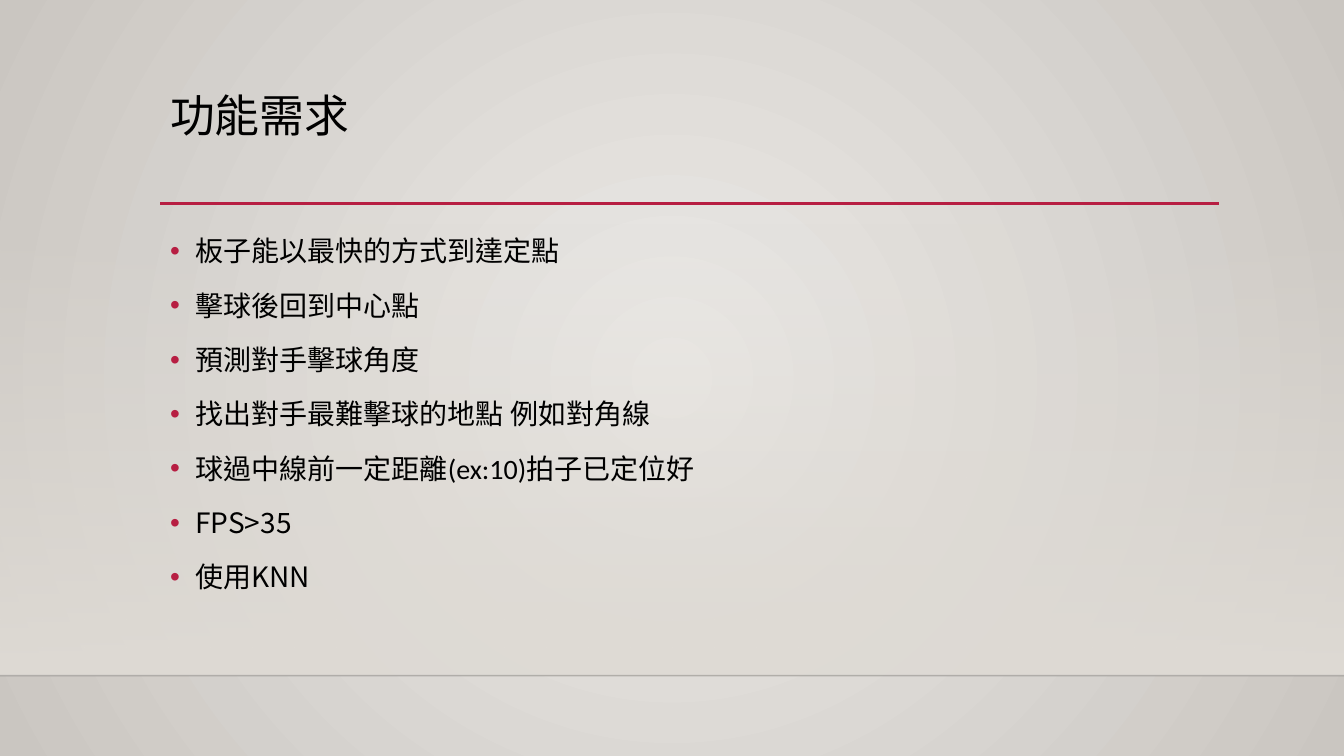
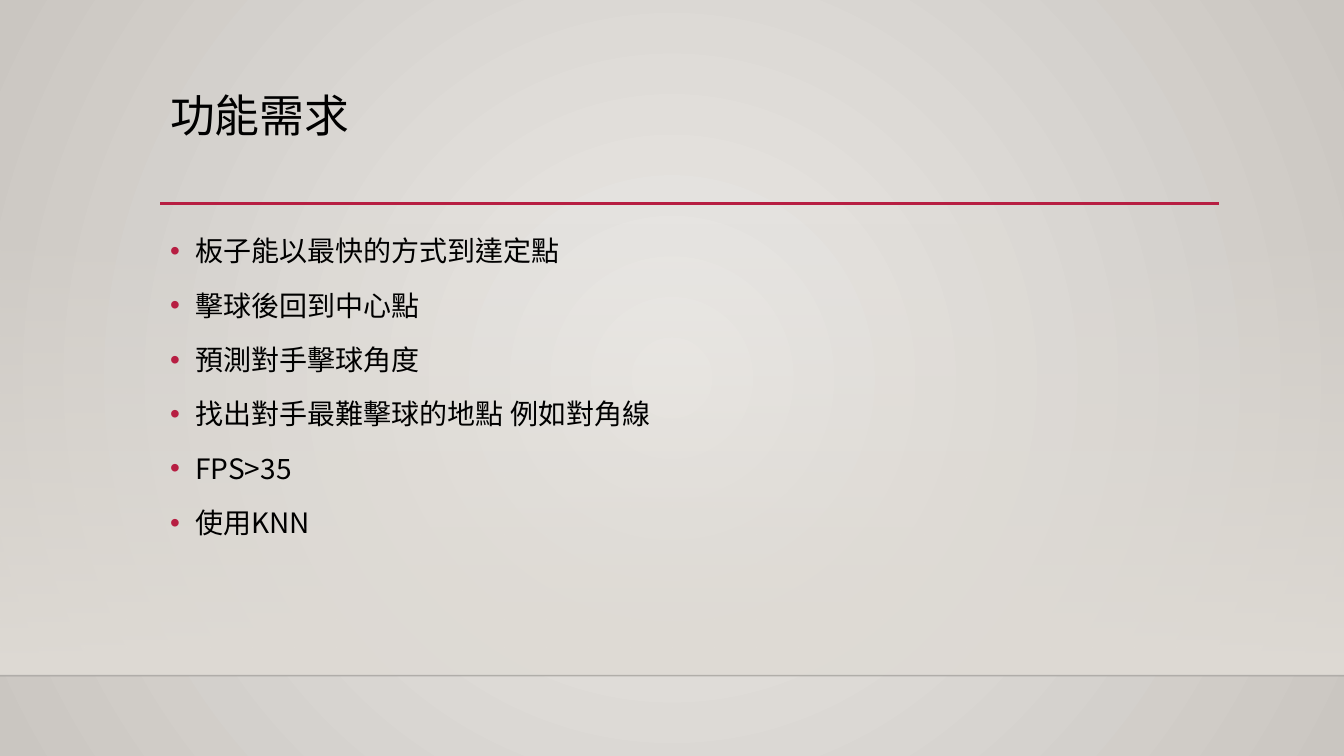
Before and after one commit to mingyang13795/Ping_Pong, a slide deck: slide 2 of 專案管理.pptx. Drawn at 1344x756 pixels with LibreOffice and Linux fonts; fonts in the diff are those of the drawing; background and template pictures are left out. Boxes give left, top, right and bottom in pixels: in the first picture for what was removed or moved away, otherwise in the second. Text is boxed around its words. In the diff, an @@ line names an element or a change of style, - is before the commit and + after.

```diff
--- a/專案管理.pptx
+++ b/專案管理.pptx
@@ text at box(195, 455, 694, 483): paragraph removed @@
-• 球過中線前一定距離(ex:10)拍子已定位好
```
Also in this commit, not shown: 5 other slides changed, 4 slides added.
